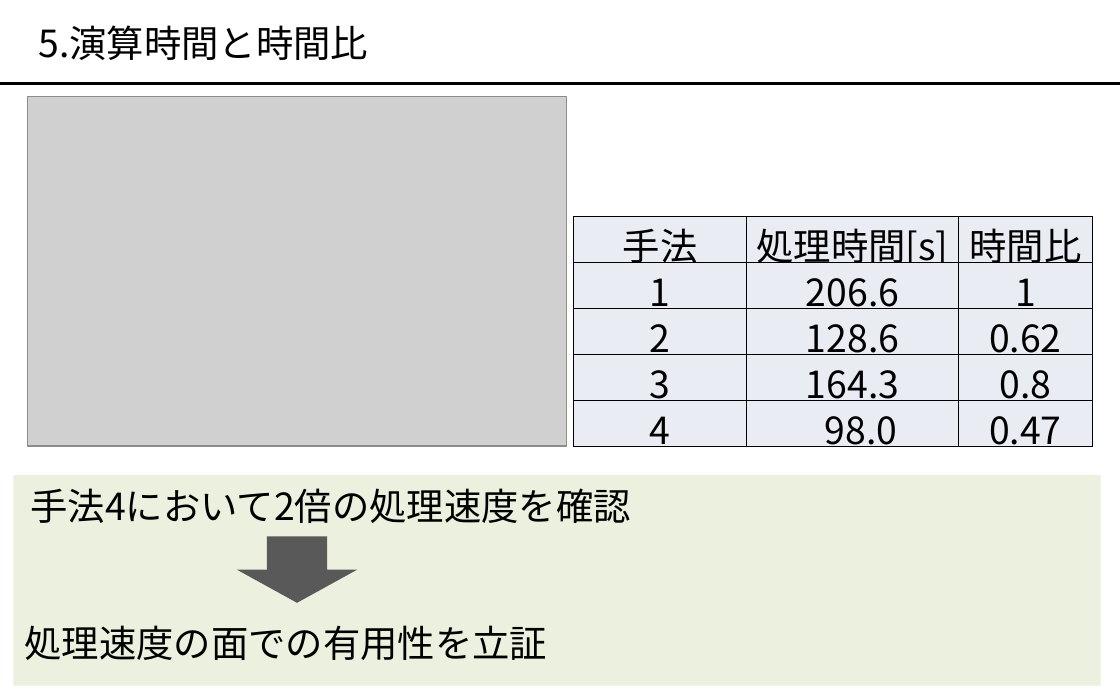
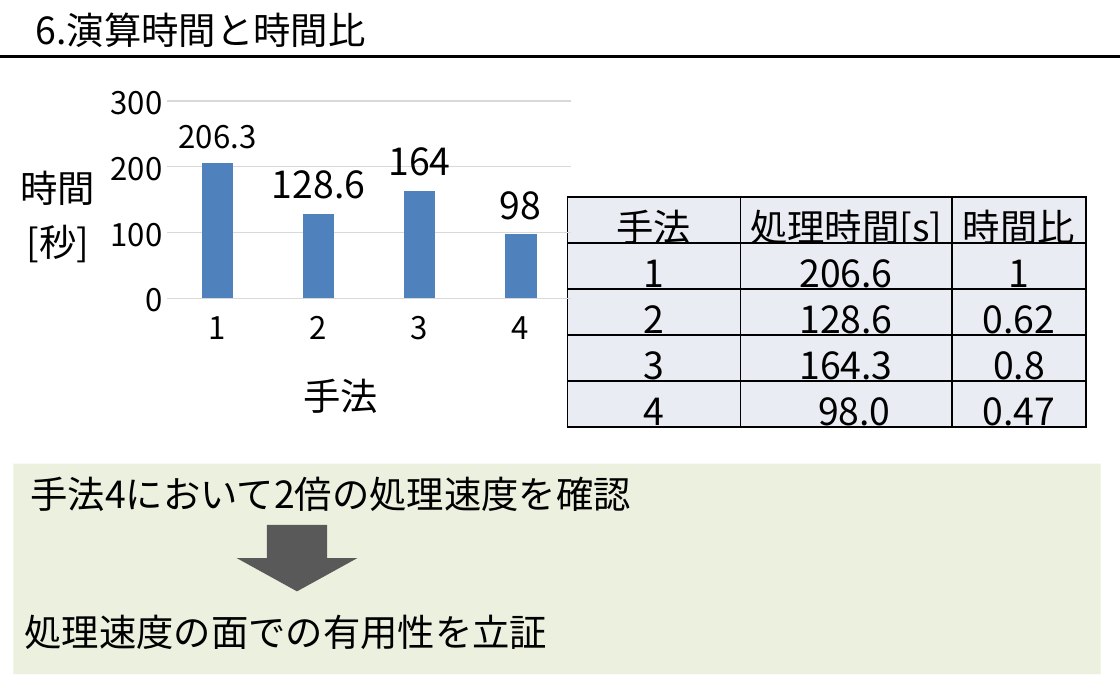
Before and after one commit to okmtaoo/-, a slide deck: slide 7 of presentation/出す.pptx. Drawn at 1120x700 pixels with LibreOffice and Linux fonts; fonts in the diff are those of the drawing; grey boxes stand for pictures. Boxes give left, top, right and bottom in pixels: in the first picture for what was removed or moved away, otherwise in the second. Text is boxed around its words. In the diff, an @@ line names an element or a change of style, - is before the commit and + after.

```diff
--- a/presentation/出す.pptx
+++ b/presentation/出す.pptx
@@ text at [36,12,366,47]: text changed @@
-5.演算時間と時間比
+6.演算時間と時間比
@@ line moved from (0, 84) - (1120, 84) to (0, 57) - (1120, 57) @@
@@ column chart added at [0,71,582,450] @@
+categories: 1, 2, 3, 4
+Series 1: 206.3, 128.6, 164, 98
@@ picture removed at [28,96,567,446] @@
@@ table: place and size @@
-table at [573,216,1092,451]
+table at [568,197,1086,432]
@@ 2 texts, 1 down arrow, 1 rectangle: place and size @@
-2 texts, 1 down arrow, 1 rectangle at [13,475,1101,685]
+2 texts, 1 down arrow, 1 rectangle at [13,464,1101,674]
```
Also in this commit, not shown: 8 other slides changed, 4 slides added, 6 slides removed, 1 other file.
